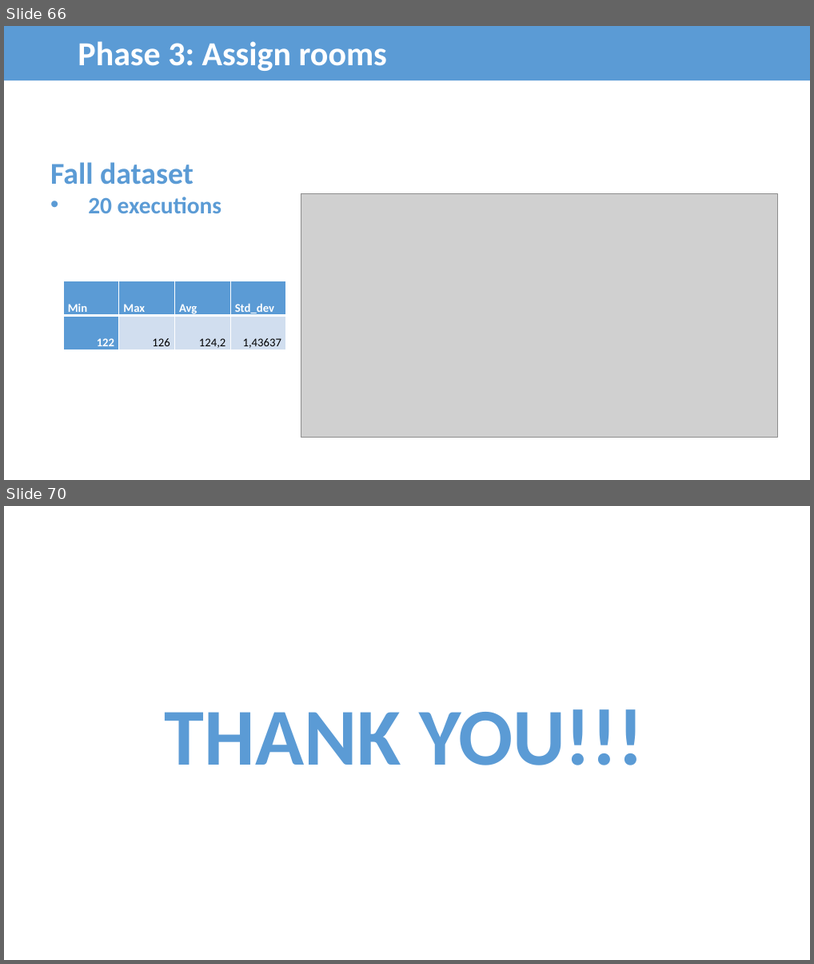
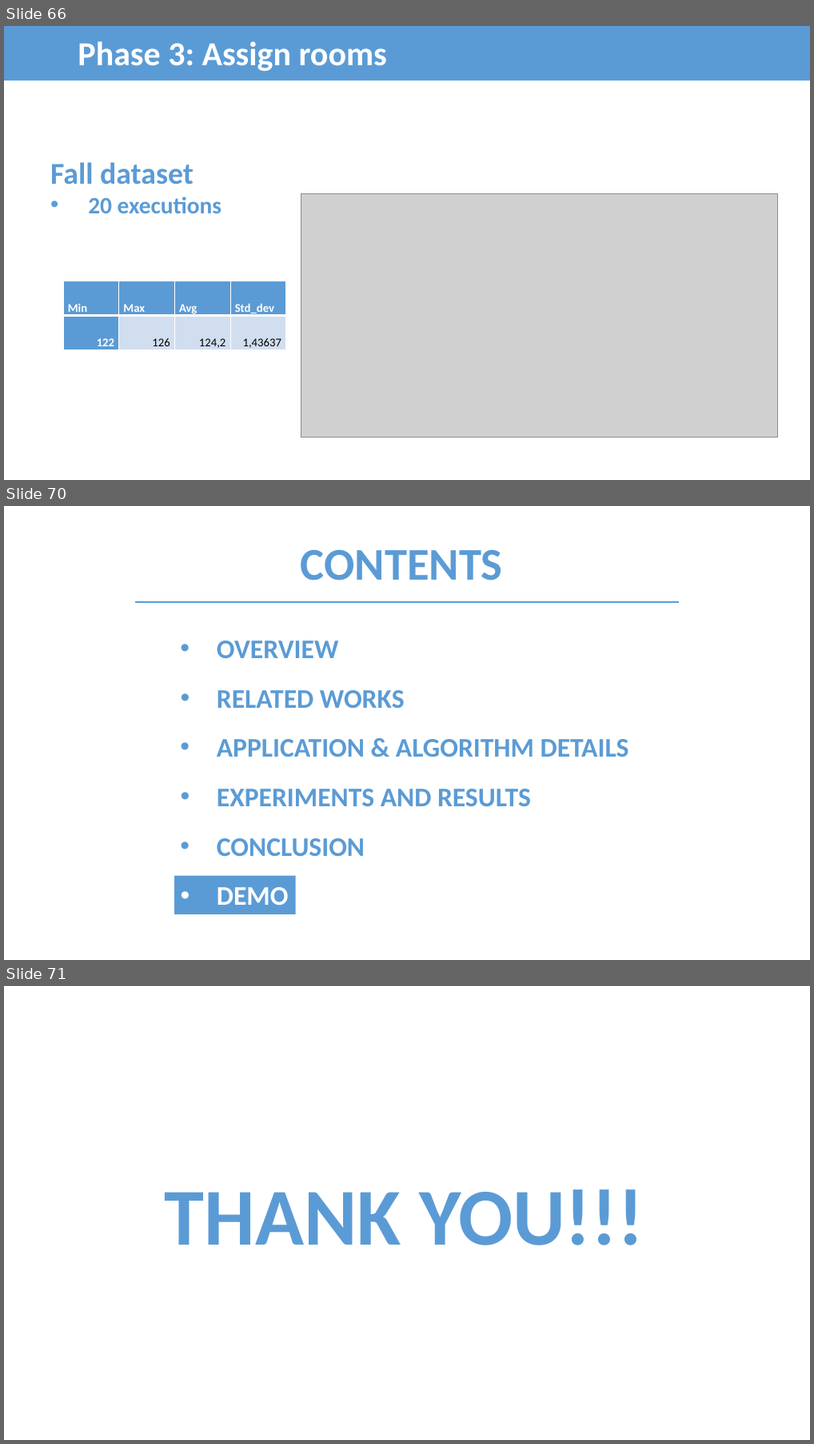
Before and after one commit to bee-lullaby/FinalProject, a slide deck: Documents/FUTimetabling_Presentation_Ver4.pptx. Shown one above the other, each under a label of ours: slides 66 and 70 before the commit, slides 66, 70 and 71 after it; the slides between them are not shown. The pictures are 814x964 and 814x1444 pixels, drawn with LibreOffice and Linux fonts; fonts in the diff are those of the drawing; grey boxes stand for pictures. Boxes give left, top, right and bottom in pixels: in the first picture for what was removed or moved away, otherwise in the second. Text is boxed around its words. In the diff, an @@ line names an element or a change of style, - is before the commit and + after.

```diff
--- a/Documents/FUTimetabling_Presentation_Ver4.pptx
+++ b/Documents/FUTimetabling_Presentation_Ver4.pptx
@@ slide 70 added at [4, 506, 810, 960], background #FFFFFF @@
@@ text added at [301, 550, 503, 580], 54 pt, text #5B9BD5, bold @@
+CONTENTS
@@ line added from (135, 602) to (679, 602), #5B9BD5 2.25 pt @@
@@ group added at [174, 640, 630, 914]: 5 texts, 1 rectangle @@
+• OVERVIEW
+• RELATED WORKS
+• APPLICATION & ALGORITHM DETAILS
+• EXPERIMENTS AND RESULTS
+• CONCLUSION
+• DEMO
@@ what was slide 70 is now slide 71 @@
```
Also in this commit, not shown: 25 slides changed, 4 other files.
